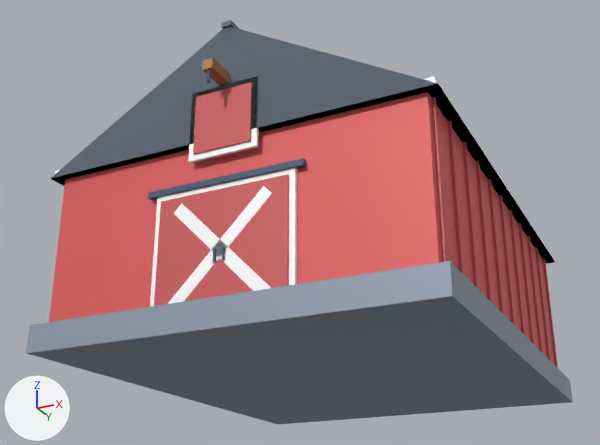
The glTF model assets/models/district-barn.glb: old version first, new version second.
The view is the same before and after, from a 50 mm camera at (12.2, -27.3, -5.9) aimed at (-1.1, -0.8, 6.0). The axes (+X, +Y, +Z) are drawn at lower left. The lights are the same throughout. The older version comes first. Vertices at exactly the same position are counted once.

Objects in the first picture: 'Root'.
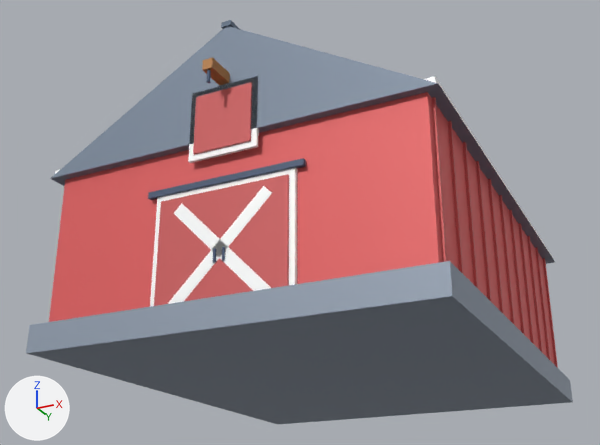
What differs and where, as boxes [x1, y1, x2, y2] in the pictures (600 x 445 px; the box of a moved part takes in the faces that stretch with it):
part 1 of me_modelmesh, moved or reshaped
    both: [50, 70, 555, 264]

What changed in the scene script:
```text
Change me_modelmesh:
    used by ob_root; location = (0.0, 0.0, 0.0)
    remove me_modelmesh.from_pydata(...)  # 456 vertices, 670 faces; spans x -6.8..6.8, y -9.2..8.3, z 0.0..13.1
    add me_modelmesh.from_pydata(...)  # 462 vertices, 716 faces; spans x -6.8..6.8, y -9.2..8.3, z 0.0..13.1
    me_modelmesh part 1
    107 faces are deleted
    8 vertices move within x 0.0, y -9.1, z 7.4..7.8
    6 vertices are added at (0.2, -8.1, 2.0), (-0.2, -8.1, 2.0), (0.2, 8.1, 2.0), (-0.2, 8.1, 2.0), (0.0, -9.1, 7.4), (0.0, 0.0, 11.7)
    153 new faces join them
```
